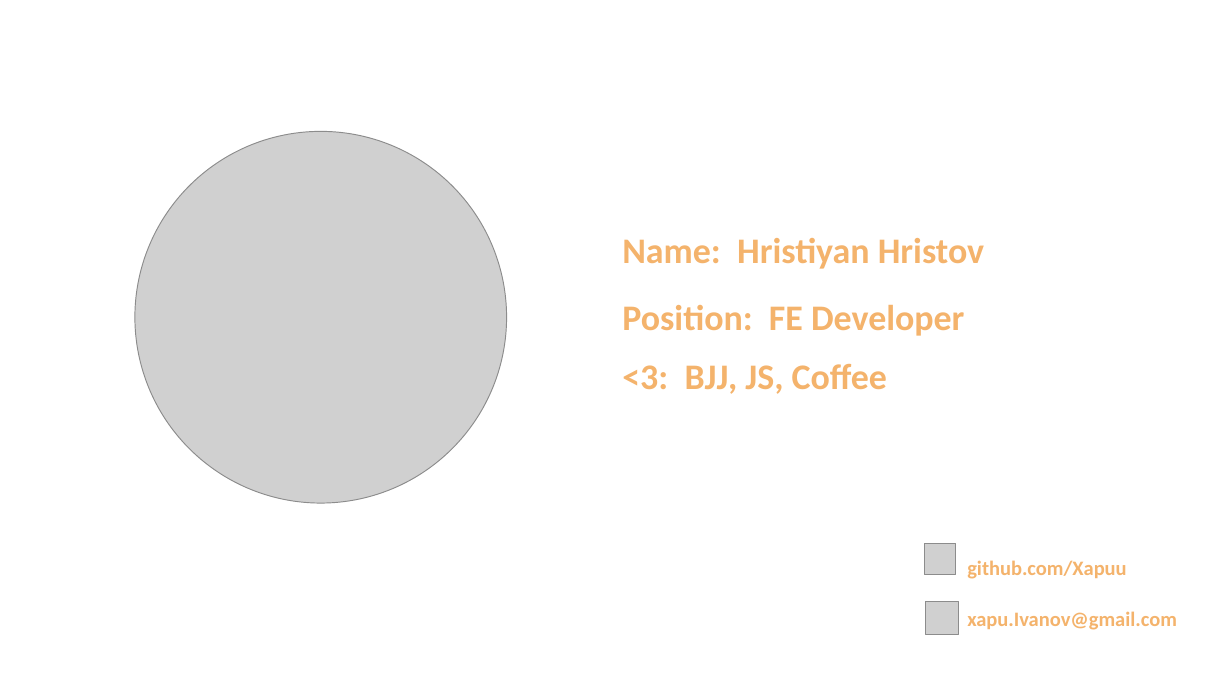
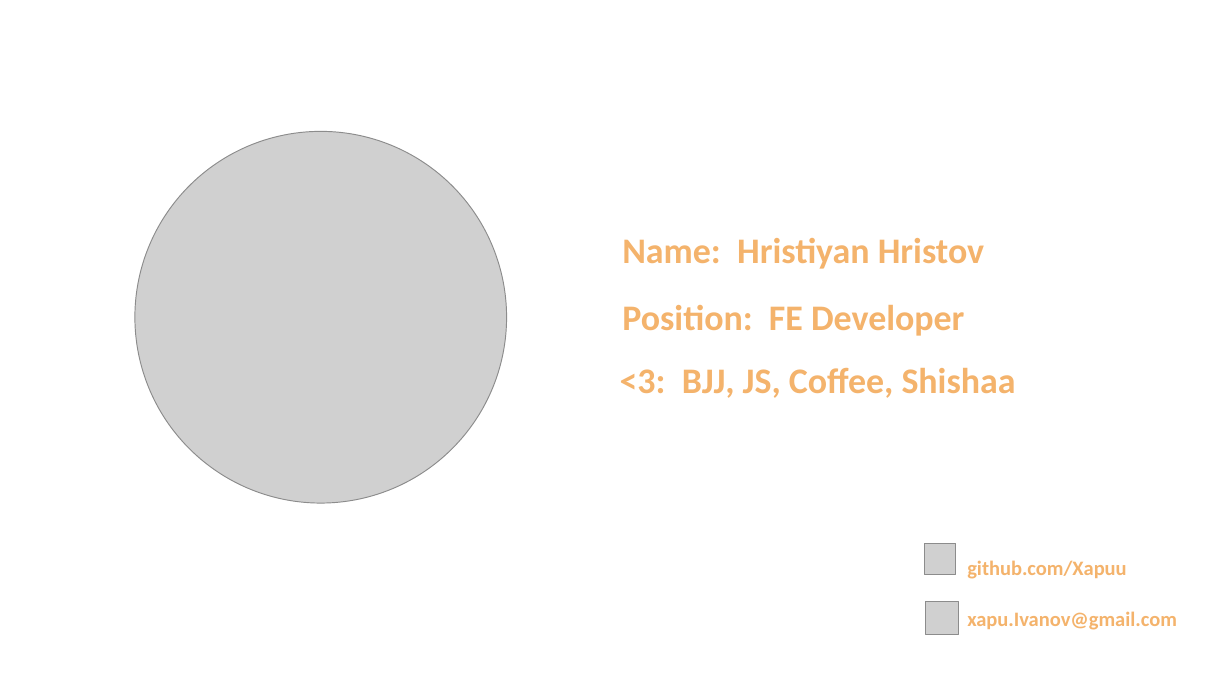
Before and after one commit to Xapuu/programingStuff, a slide deck: slide 2 of ngMeetup.pptx. Drawn at 1232x693 pixels with LibreOffice and Linux fonts; fonts in the diff are those of the drawing; grey boxes stand for pictures. Boxes give left, top, right and bottom in pixels: in the first picture for what was removed or moved away, otherwise in the second. Text is boxed around its words. In the diff, an @@ line names an element or a change of style, - is before the commit and + after.

Commit message:
WIP: Add slides

```diff
--- a/ngMeetup.pptx
+++ b/ngMeetup.pptx
@@ text at [620, 368, 1016, 398]: text changed @@
-<3: BJJ, JS, Coffee
+<3: BJJ, JS, Coffee, Shishaa
```
Also in this commit, not shown: 6 slides added, 3 slides removed, 1 other file.
